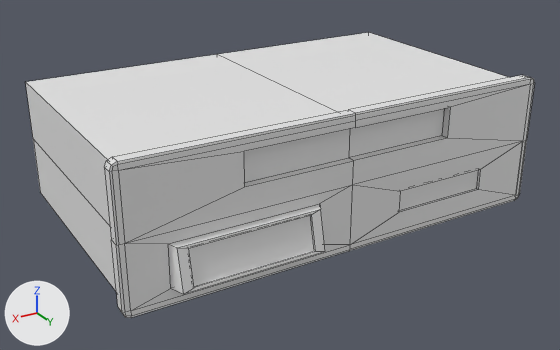
A saved change to the Blender file SourceAssets/Radio.blend.
Both versions are drawn from a 50 mm lens placed at (5.66, 7.68, 5.16), pointed at (0.09, -1.6, 0.52). Arrows for +X, +Y and +Z are at lower left; the lights stay in place. Mesh edges are drawn as thin lines.
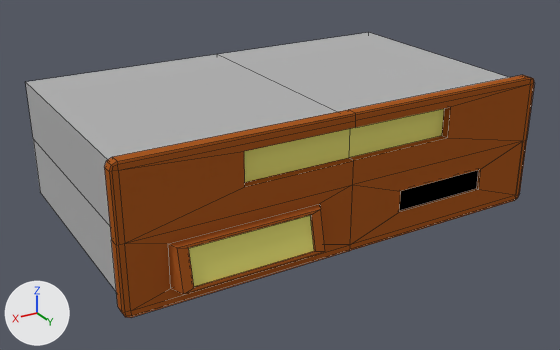
The change, as a list of edits to the scene's bpy script:
```text
Add mat_material_003:
    mat_material_003 = diffuse_material('Material.003')
    mat_material_003.base_color = (0.0, 0.0, 0.0)  # black #000000
Add mat_material_002:
    mat_material_002 = diffuse_material('Material.002')
    mat_material_002.base_color = (0.8, 0.759, 0.179)  # yellow #e7e275
Add mat_material_004:
    mat_material_004 = diffuse_material('Material.004')
    mat_material_004.base_color = (0.448, 0.448, 0.448)  # grey #b3b3b3
Add mat_material_001:
    mat_material_001 = diffuse_material('Material.001')
    mat_material_001.base_color = (0.393, 0.0991, 0.0174)  # brown #a85924
Change me_cube_001:
    where me_cube_001.from_pydata(...)  # 132 vertices, 130 faces; spans x -3.3..3.3, y -45.4..3.8, z -1.0..1.0
    used by ob_cube; location = (0.0, 0.0, 0.98); scale = (1.0, 0.0848, 1.0)
    me_cube_001 part 1: 114 of the faces centred in x -3.3..3.3, y -1.0..3.7, z -1.0..1.0 switch from no material to mat_material_001 (brown #a85924)
    me_cube_001 part 2: 3 of the faces centred in x -0.8..1.6, y -0.4..2.7, z -0.5..0.6 switch from no material to mat_material_002 (yellow #e7e275)
    me_cube_001 part 3: the 1 face centred in x -1.6, y 0.5, z -0.4 switches from no material to mat_material_003 (black #000000)
    me_cube_001 part 4: all 12 faces centred in x -3.2..3.2, y -45.4..-23.2, z -0.9..0.9 switch from no material to mat_material_004 (grey #b2b2b2)
    add me_cube_001.materials.append(mat_material_003)  # black #000000
```

Boxes (x1, y1, x2, y2) around the edits, measured in the pictures (560 x 350 px):
part 1 of me_cube_001, recoloured (grey to brown): (104, 75, 534, 318) in both
part 2 of me_cube_001, recoloured (grey to yellow): (189, 109, 444, 287) in both
part 3 of me_cube_001, recoloured (grey to black): (400, 170, 478, 210) in both
part 4 of me_cube_001, recoloured (white to grey): (26, 32, 510, 291) in both
